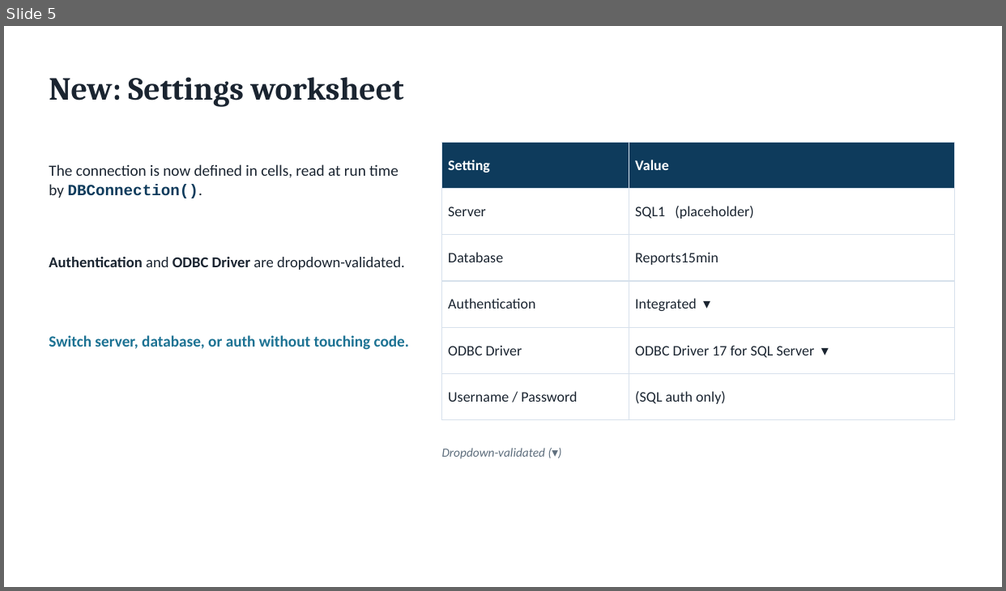
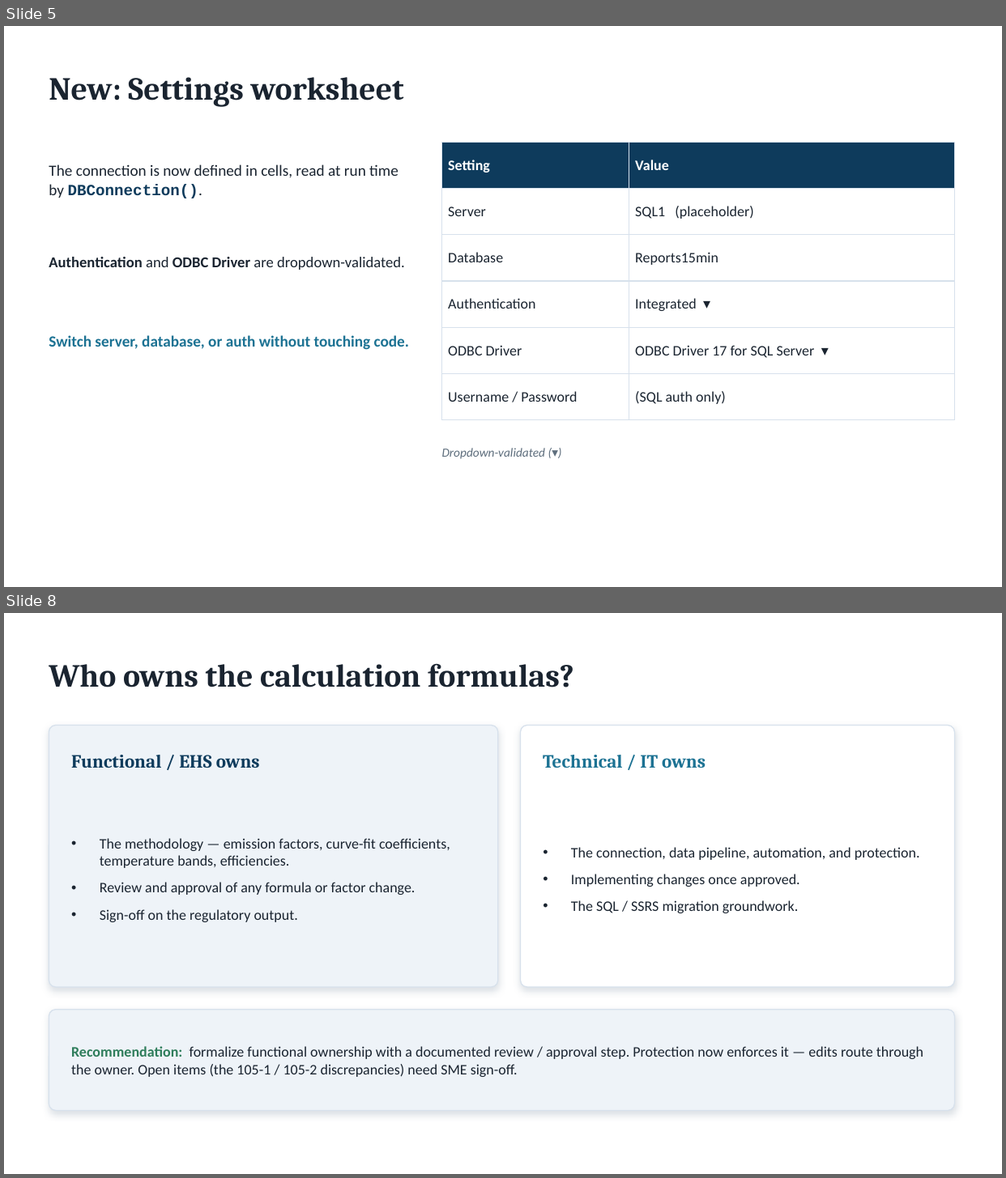
Before and after one commit to peter-computing/ITC-Reporting, a slide deck: EHS-HRVOC/slides/EmissionsCalculations_Functional_Changes.pptx. Shown one above the other, each under a label of ours: slide 5 before the commit, slides 5 and 8 after it; the slides between them are not shown. The pictures are 1006x591 and 1006x1178 pixels, drawn with LibreOffice and Linux fonts; fonts in the diff are those of the drawing. Boxes give left, top, right and bottom in pixels: in the first picture for what was removed or moved away, otherwise in the second. Text is boxed around its words. In the diff, an @@ line names an element or a change of style, - is before the commit and + after.

```diff
--- a/EHS-HRVOC/slides/EmissionsCalculations_Functional_Changes.pptx
+++ b/EHS-HRVOC/slides/EmissionsCalculations_Functional_Changes.pptx
@@ slide 8 added at box(4, 613, 1002, 1174), background #FFFFFF @@
@@ text added at box(49, 664, 574, 688), 31 pt, text #1A2430, bold @@
+Who owns the calculation formulas?
@@ rounded rectangle added at box(49, 726, 498, 987), fill #EEF3F8, outline #D7E1EC 1 pt @@
@@ rounded rectangle added at box(521, 726, 955, 987), fill #FFFFFF, outline #D7E1EC 1 pt @@
@@ text added at box(71, 755, 260, 768), 18 pt, text #0E3B5C, bold @@
+Functional / EHS owns
@@ text added at box(543, 755, 705, 768), 18 pt, text #1C7293, bold @@
+Technical / IT owns
@@ text added at box(100, 838, 450, 922), 14 pt, text #1A2430 @@
+• The methodology — emission factors, curve-fit coefficients, temperature bands, efficiencies.
+• Review and approval of any formula or factor change.
+• Sign-off on the regulatory output.
@@ text added at box(571, 847, 920, 914), 14 pt, text #1A2430 @@
+• The connection, data pipeline, automation, and protection.
+• Implementing changes once approved.
+• The SQL / SSRS migration groundwork.
@@ rounded rectangle added at box(49, 1010, 955, 1111), fill #EEF3F8, outline #D7E1EC 1 pt @@
@@ text added at box(71, 1046, 923, 1077), 14 pt, text #1A2430 @@
+Recommendation: formalize functional ownership with a documented review / approval step. Protection now enforces it — edits route through the owner. Open items (the 105-1 / 105-2 discrepancies) need SME sign-off.
```
Also in this commit, not shown: 5 slides changed, 2 other slides added, 1 slide removed, 1 other file.
